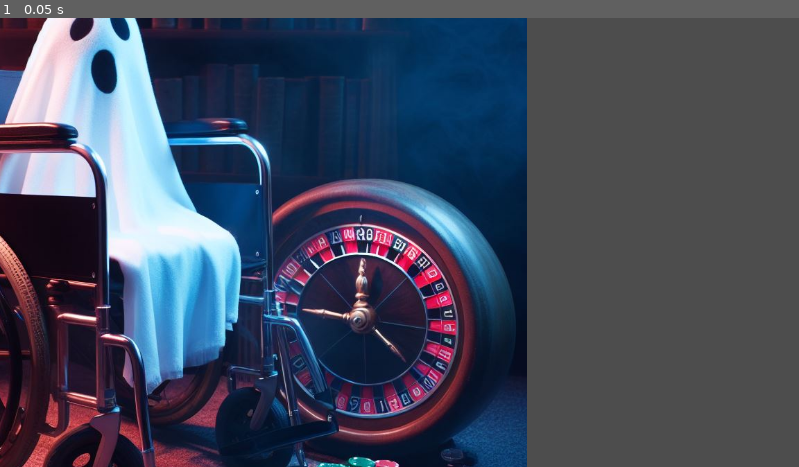
Above: before the commit, frame 1.
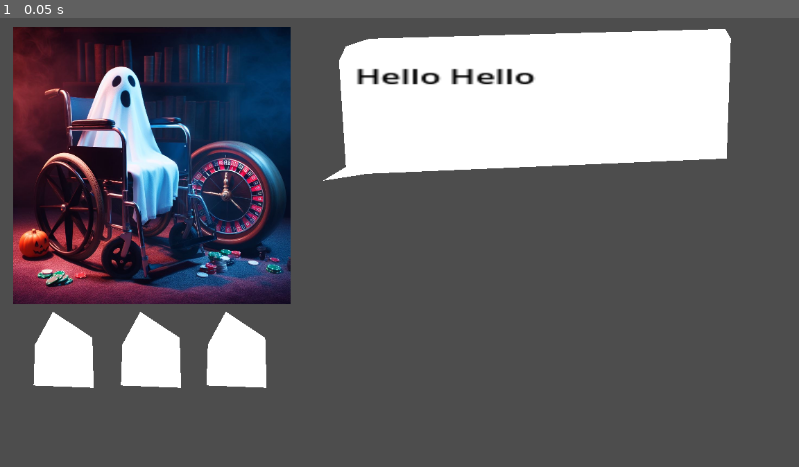
Above: after the commit, the same moment.

Repository: daoslies/TeamGame
Game: Godot game, scene res://Scenes/PlayScreen.tscn
The game is run twice, just before and just after one commit, with the same random seed, the same clock (stepped at 60 frames per second) and the same inputs. The project has no main scene, so this scene is started directly.
Inputs:
- Up to frame 1 (0.05 s): no input

The runs differ from the first frame. In frame 1, 68% of the frame differs, in the area x 0-92%, y 0-100%.

Commit message:
QuipBox
QuipBoxPlaced

Diff:
--- a/Game/Scenes/PlayScreen.tscn
+++ b/Game/Scenes/PlayScreen.tscn
@@ -1,7 +1,42 @@
-[gd_scene load_steps=2 format=3 uid="uid://n06d7lamp11g"]
+[gd_scene load_steps=2 format=3 uid="uid://dcbnomws6gwpy"]
 
 [ext_resource type="Texture2D" uid="uid://b3q2imdh4g32k" path="res://Character_Art/DisabledGhost.jpeg" id="1_mu2wk"]
 
-[node name="DisabledGhost" type="Sprite2D"]
-position = Vector2(248, 324)
+[node name="Node2D" type="Node2D"]
+
+[node name="DisabledGhost" type="Sprite2D" parent="."]
+position = Vector2(219.125, 213.125)
+scale = Vector2(0.390381, 0.390381)
 texture = ExtResource("1_mu2wk")
+
+[node name="QuipBox" type="Polygon2D" parent="."]
+position = Vector2(467, 233)
+polygon = PackedVector2Array(-1.2937, 1.82623, 31.7063, -18.1738, 21.7063, -171.174, 31.7063, -192.174, 65.7063, -203.174, 578.706, -217.174, 586.706, -203.174, 580.706, -30.1738, 62.7063, -8.17377)
+
+[node name="RichTextLabel" type="RichTextLabel" parent="QuipBox"]
+offset_left = 45.045
+offset_top = -169.79
+offset_right = 217.155
+offset_bottom = -94.875
+scale = Vector2(3.09079, 1.79682)
+theme_override_colors/default_color = Color(0, 0, 0, 1)
+text = "Hello Hello"
+
+[node name="HiLowButtons" type="Node2D" parent="."]
+position = Vector2(9.725, 11.025)
+scale = Vector2(1, 0.989689)
+
+[node name="Higher" type="Polygon2D" parent="HiLowButtons"]
+position = Vector2(67, 417)
+scale = Vector2(0.997312, 1.65738)
+polygon = PackedVector2Array(-0.375641, 0.0419922, -26.3756, 29.042, -28.3756, 65.042, 58.6244, 67.042, 56.6244, 23.042)
+
+[node name="Same" type="Polygon2D" parent="HiLowButtons"]
+position = Vector2(192.905, 417)
+scale = Vector2(0.997312, 1.65738)
+polygon = PackedVector2Array(-0.375641, 0.0419922, -26.3756, 29.042, -28.3756, 65.042, 58.6244, 67.042, 56.6244, 23.042)
+
+[node name="Lower" type="Polygon2D" parent="HiLowButtons"]
+position = Vector2(316.25, 417)
+scale = Vector2(0.997, 1.657)
+polygon = PackedVector2Array(-0.375641, 0.0419922, -26.3756, 29.042, -28.3756, 65.042, 58.6244, 67.042, 56.6244, 23.042)
--- /dev/null
+++ b/Game/Scenes/disabled_ghost_lost.tscn
@@ -0,0 +1,7 @@
+[gd_scene load_steps=2 format=3 uid="uid://koyjmanr3rih"]
+
+[ext_resource type="Texture2D" uid="uid://dlp2mm6n07hg3" path="res://Character_Art/DisabledGhost_Lost.jpeg" id="1_j7i5f"]
+
+[node name="DisabledGhostLost" type="Sprite2D"]
+position = Vector2(253, 327)
+texture = ExtResource("1_j7i5f")
--- /dev/null
+++ b/Game/Scenes/disabled_ghost_win.tscn
@@ -0,0 +1,7 @@
+[gd_scene load_steps=2 format=3 uid="uid://cbdape1krcfac"]
+
+[ext_resource type="Texture2D" uid="uid://deypbrs4cak34" path="res://Character_Art/DisabledGhost_Win.jpeg" id="1_3ero1"]
+
+[node name="DisabledGhostWin" type="Sprite2D"]
+position = Vector2(264, 300)
+texture = ExtResource("1_3ero1")
